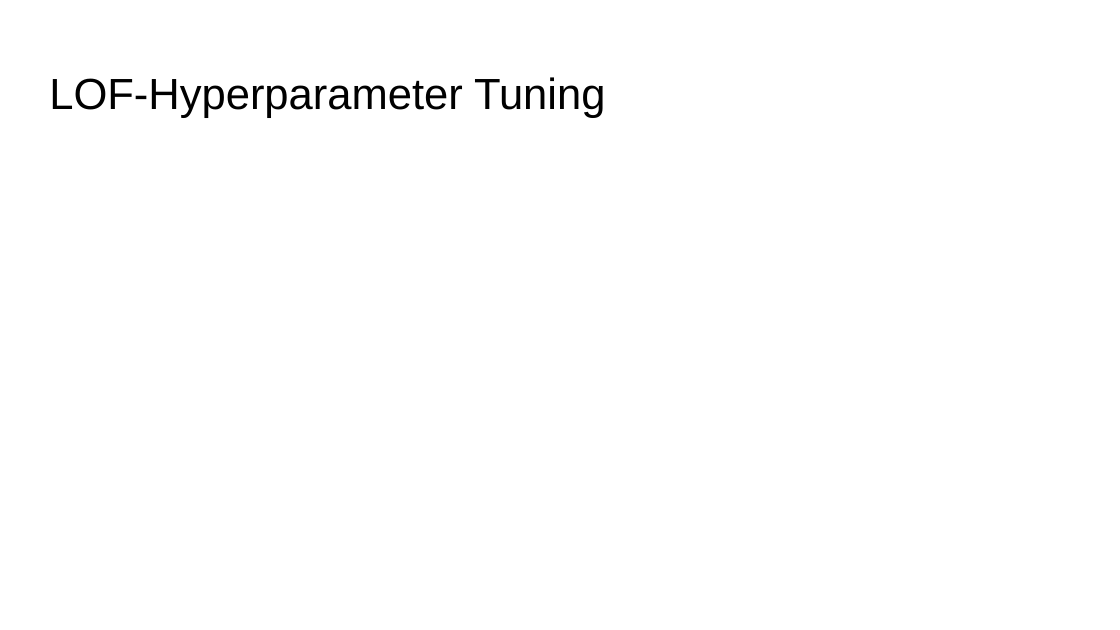
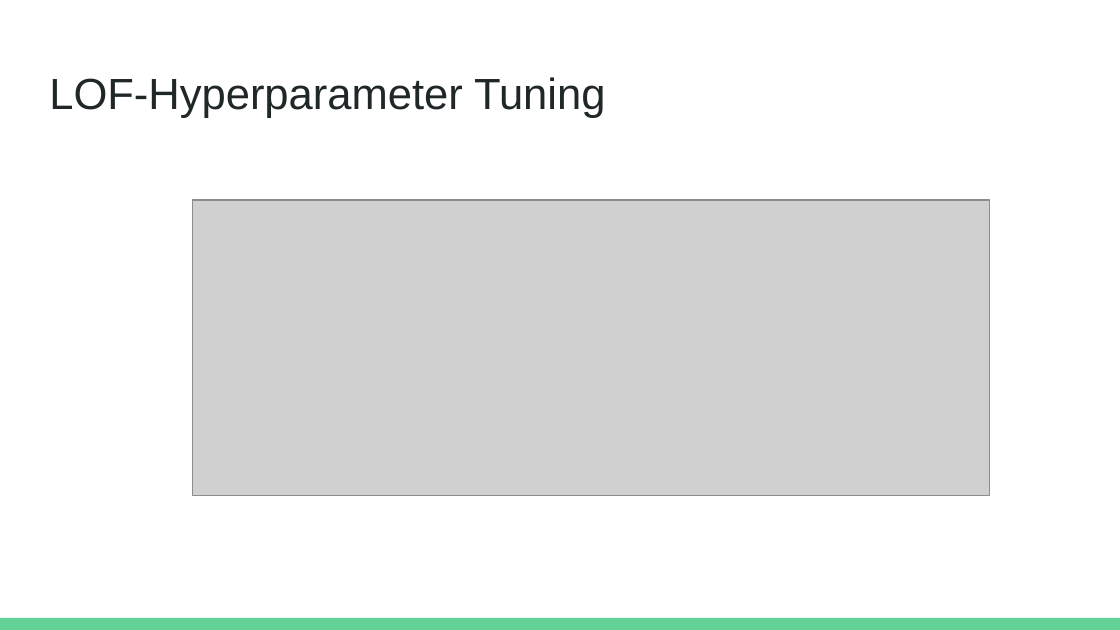
Before and after one commit to rmzn1717/anomaly_detection_project, a slide deck: slide 30 of Unsupervised Anomaly Detection.pptx (slide 21 before the commit). Drawn at 1120x630 pixels with LibreOffice and Linux fonts; fonts in the diff are those of the drawing; grey boxes stand for pictures. Boxes give left, top, right and bottom in pixels: in the first picture for what was removed or moved away, otherwise in the second. Text is boxed around its words. In the diff, an @@ line names an element or a change of style, - is before the commit and + after.

```diff
--- a/Unsupervised Anomaly Detection.pptx
+++ b/Unsupervised Anomaly Detection.pptx
@@ title "LOF-Hyperparameter Tuning" at (x1=49, y1=77, x2=605, y2=118): text colour #000000 to #202729 @@
@@ picture added at (x1=193, y1=200, x2=989, y2=496) @@
@@ rectangle added at (x1=0, y1=618, x2=1120, y2=630), fill #63D297 @@
```
Also in this commit, not shown: 21 other slides changed, 13 slides added, 3 slides removed, 1 other file.
